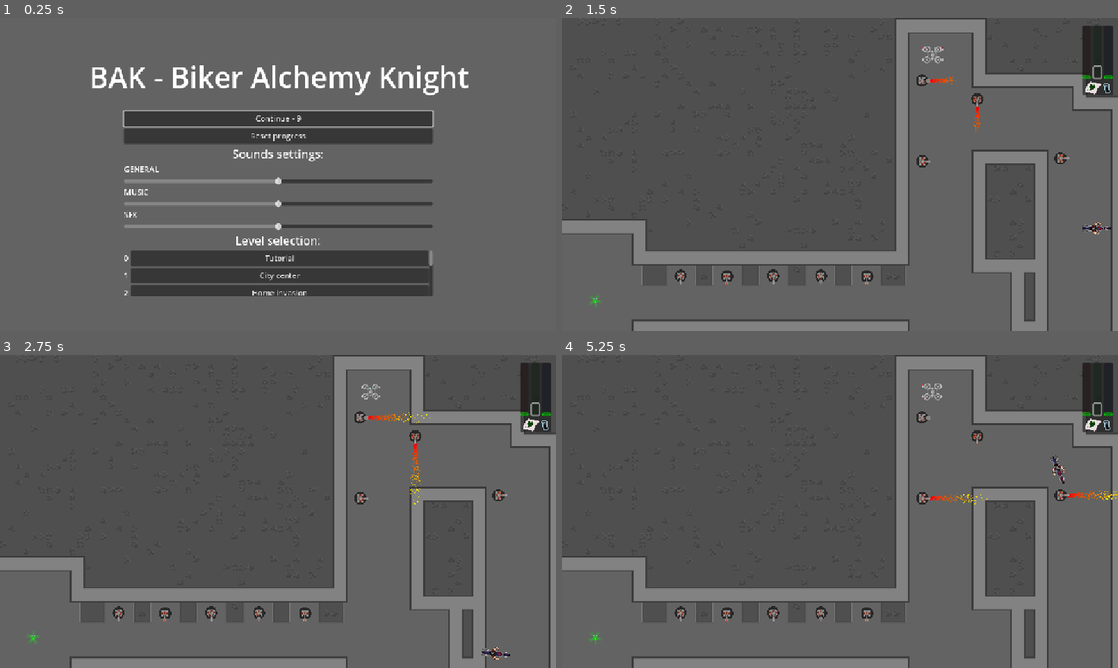
Above: before the commit, frames 1-4 (two rows, left to right).
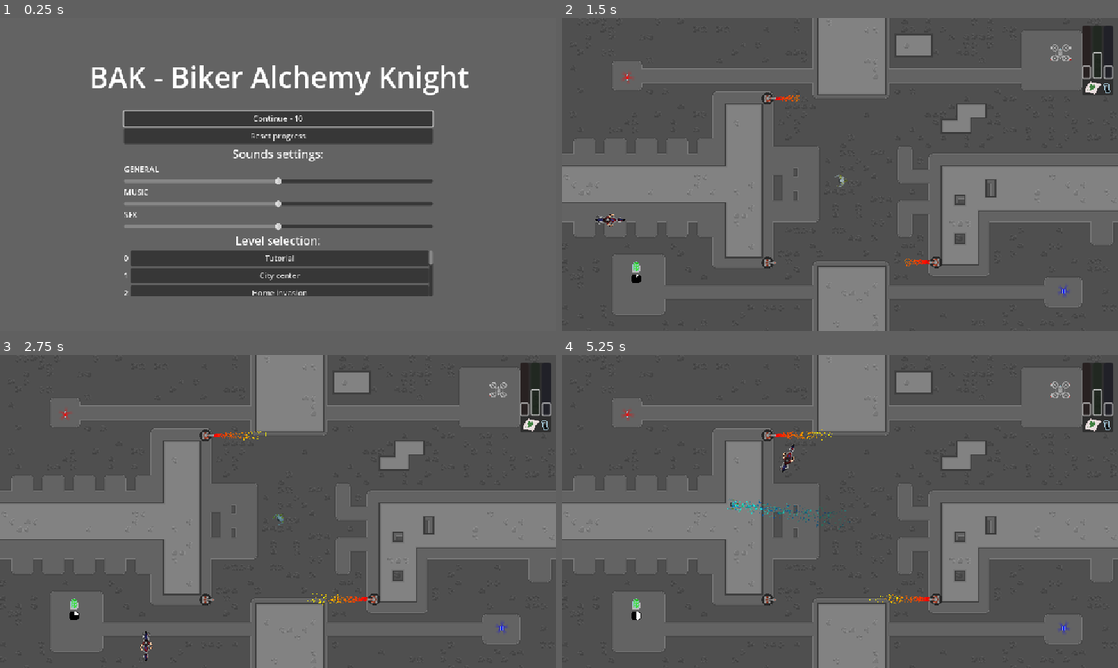
Above: after the commit, the same moments.

Repository: IwailerI/micro-jam-colors
Game: Godot game, scene res://scenes/mainmenu/mainmenu.tscn
Two runs of this game, one before a commit and one after it. Both use one fixed random seed, a clock stepped at 60 frames per second and the inputs below.
Inputs:
- Up to frame 1 (0.25 s): no input
- Up to frame 2 (1.5 s): click "Continue - 9" (after the commit: "Continue - 10") at 0.5 s; hold D (movement_right) from 1.28 s (still down); hold Space (throttle) from 1.28 s (still down)
- Up to frame 3 (2.75 s): release D (movement_right) at 2.03 s; release Space (throttle) at 2.03 s; hold S (movement_down) from 2.03 s (still down); tap Space (throttle) at 2.1 s
- Up to frame 4 (5.25 s): release S (movement_down) at 2.78 s; hold D (movement_right) 2.78-3.53 s; hold Space (throttle) 2.78-3.53 s; hold W (movement_up) 3.53-4.28 s; tap Space (throttle) at 3.6, 5.1 s; hold Space (throttle) 4.28-5.03 s; hold A (movement_left) from 4.28 s (still down)

The runs differ from the first frame. In frame 1, less than 0.1% of the frame differs, in the area x 45-78%, y 31-80%; in frame 2, 32%; in frame 3, 32%; in frame 4, 32%, in the area x 0-100%, y 0-100%.

Commit message:
fix lvl 10 in menu

Diff:
--- a/objects/persistance/persistance.gd
+++ b/objects/persistance/persistance.gd
@@ -23,7 +23,7 @@
 
 ## How many levels does the game has.
 ## Starts with 0 till the amount-1
-const LEVEL_AMOUNT: int = 10
+const LEVEL_AMOUNT: int = 11
 
 var completed_amount: int = 0
 var last_loaded_id: int = 0
